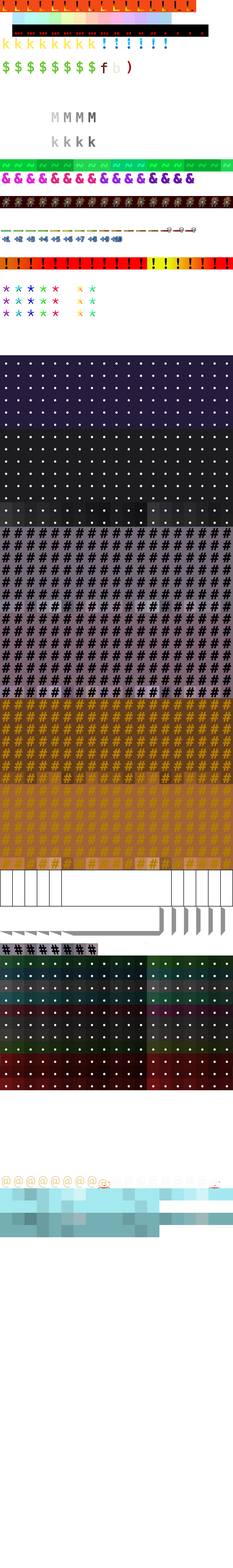
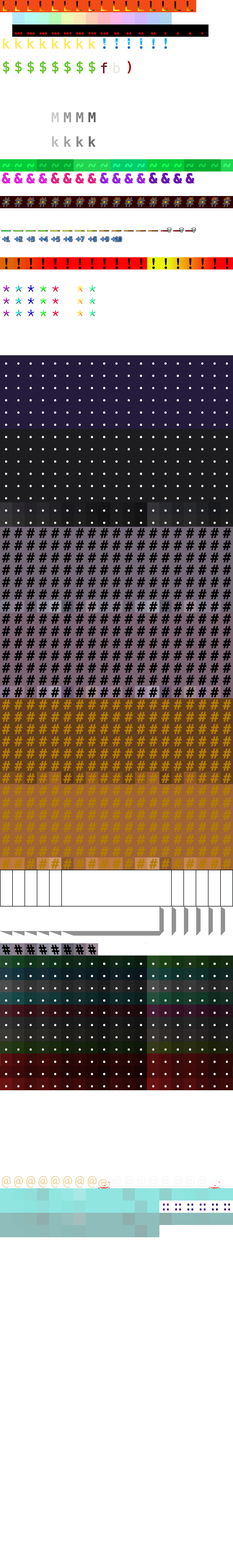
Layered file, before and after one edit (233×1568). Changes by layer:
added layer "Pasted Layer" above "Layer #1" over [162,1203,230,1211]
painted on "Pasted Layer #1" over [0,1188,233,1238]
